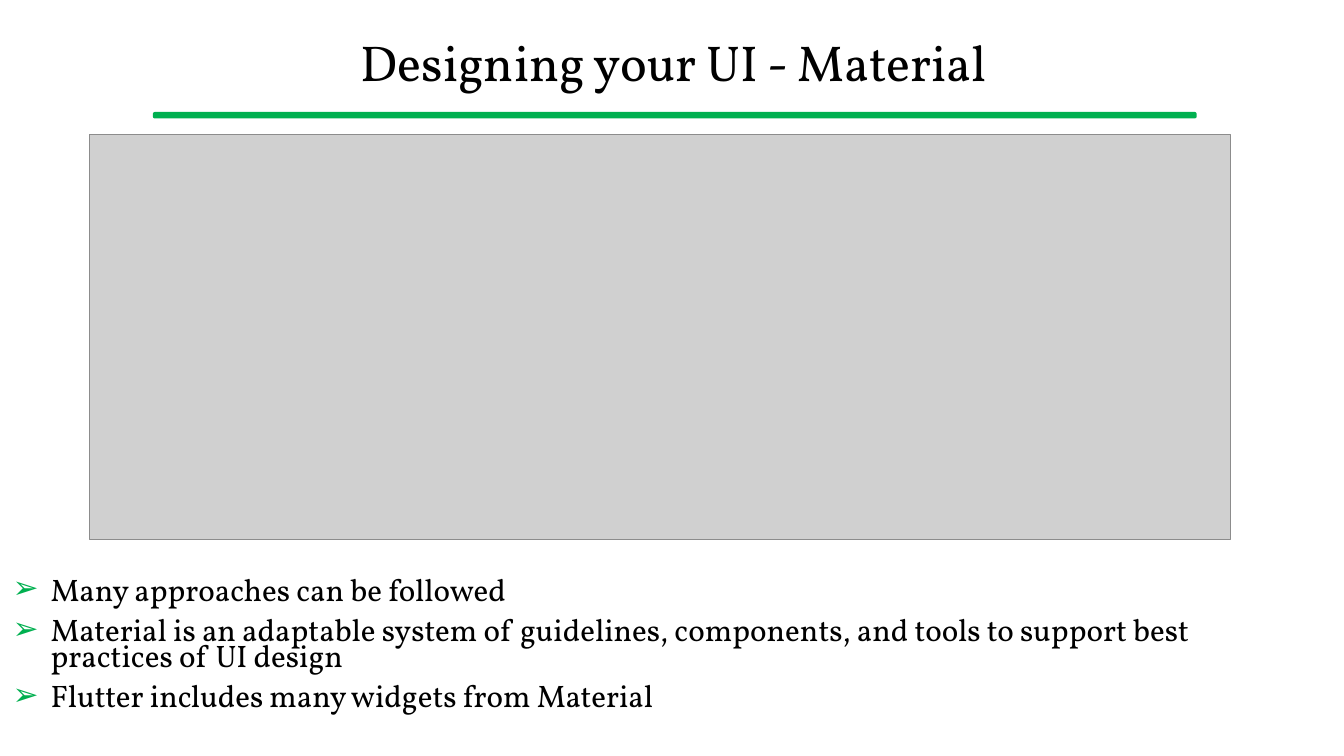
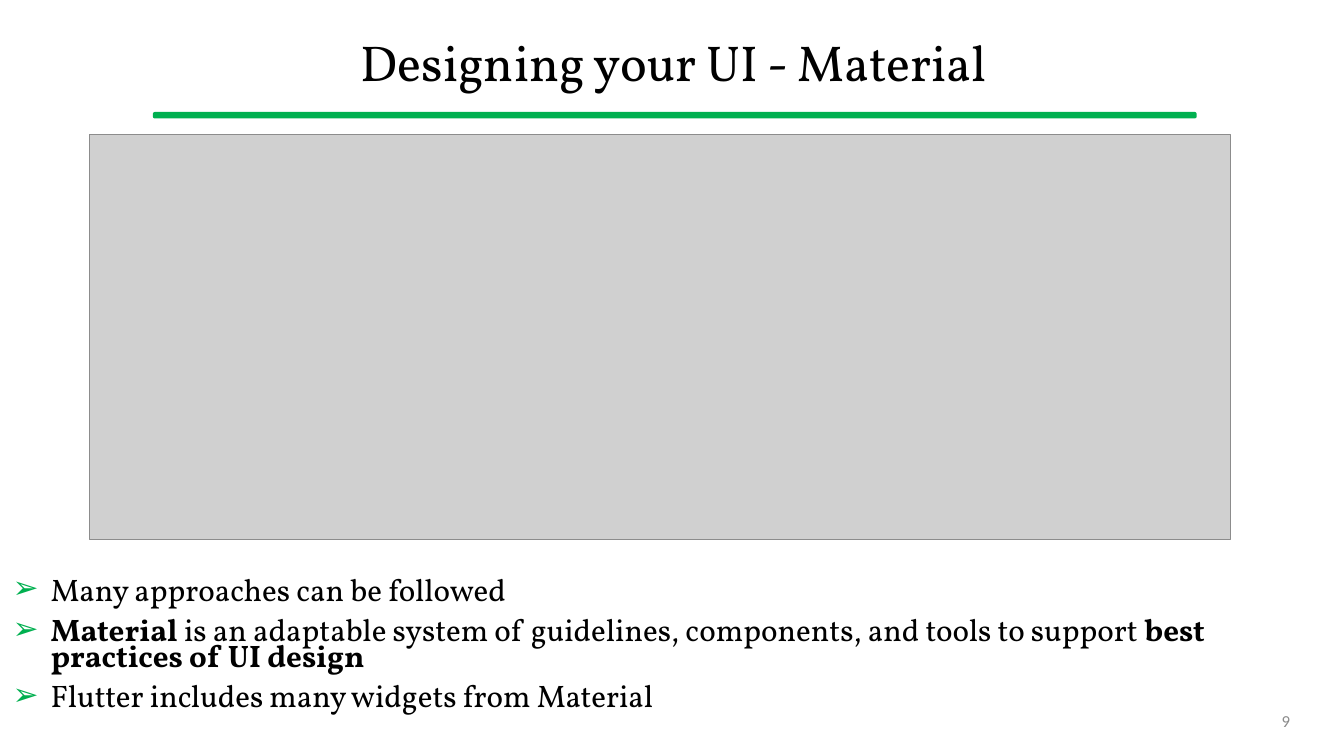
Before and after one commit to gcappon/bwthw, a slide deck: slide 9 of lab_05-understanding_ui/lab_05-understanding_ui.pptx. Drawn at 1344x756 pixels with LibreOffice and Linux fonts; fonts in the diff are those of the drawing; grey boxes stand for pictures. Boxes give left, top, right and bottom in pixels: in the first picture for what was removed or moved away, otherwise in the second. Text is boxed around its words. In the diff, an @@ line names an element or a change of style, - is before the commit and + after.

```diff
--- a/lab_05-understanding_ui/lab_05-understanding_ui.pptx
+++ b/lab_05-understanding_ui/lab_05-understanding_ui.pptx
@@ text at (x1=51, y1=619, x2=1205, y2=675): bold on in "Material best practices of UI design" @@
@@ page number added at (x1=1282, y1=716, x2=1290, y2=727), 12 pt, text #8C8C8C @@
+9
```
Also in this commit, not shown: 53 other slides changed, 2 slides removed, 4 other files.
